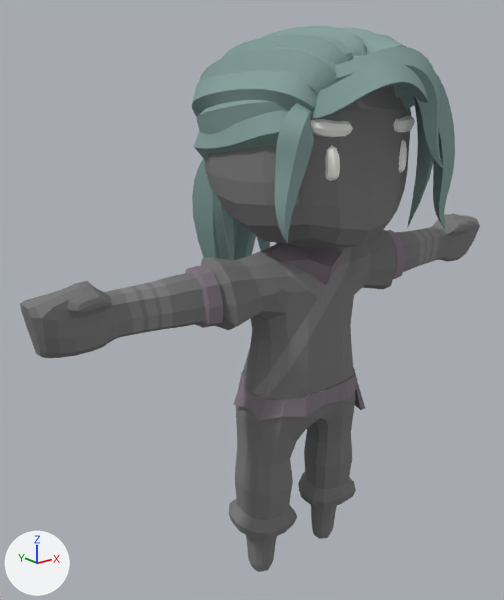
An edit to the glTF model client/public/assets/characters/Ninja_Female.glb, drawn before and after from the same camera.
Camera for both pictures: a 50 mm lens placed at (-0.674, -0.724, 0.748), pointed at (-0.052, 0.053, 0.437). Every picture has the same lights, and +X, +Y and +Z are marked at lower left. The picture after the commit comes second. Where no turn or scale is listed for an object, it has been applied to the vertices. Vertices at exactly the same position are counted once.

Names of what the first picture shows: 'Body'.
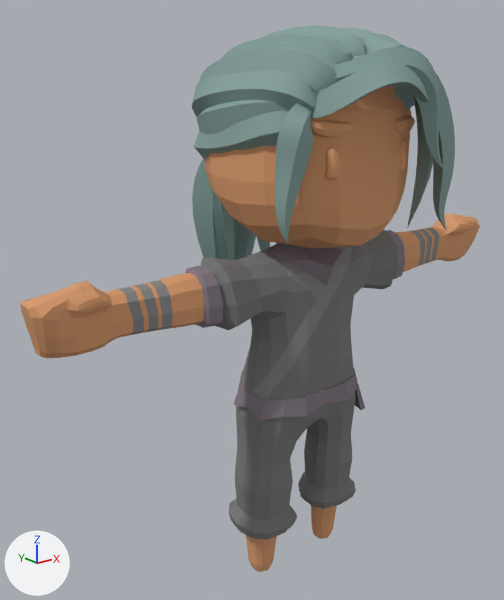
Boxes (x1, y1, x2, y2) around the edits, measured in the pictures (504 x 600 px):
part 1 of me_mesh_0, recoloured: (20, 86, 480, 572) in both
part 2 of me_mesh_0, recoloured (white to orange): (311, 115, 415, 181) in both

The edits, one by one:
me_mesh_0 has 3617 vertices, 7094 faces and spans x -0.414..0.414, y -0.196..0.195, z -0.005..0.814.
me_mesh_0 is used by ob_body; location (0.0, 0.0, 0.0).
me_mesh_0 part 1: 1208 faces centred in x -0.413..0.413, y -0.124..0.124, z -0.003..0.792 are repainted in the vertex colours; the middle colour goes from grey #797979 to orange #d99b6c.
me_mesh_0 part 2: 320 faces centred in x -0.092..0.092, y -0.127..-0.1, z 0.632..0.704 are repainted in the vertex colours; the middle colour goes from white #fffff9 to orange #e1a170.
